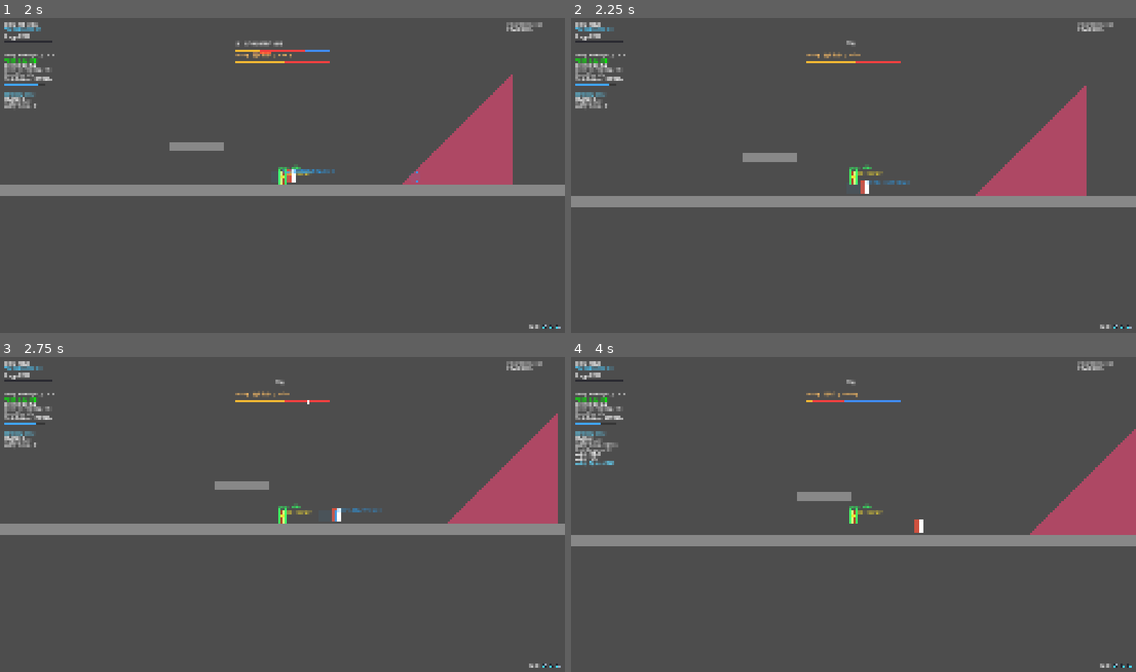
Above: before the commit, frames 1-4 (two rows, left to right).
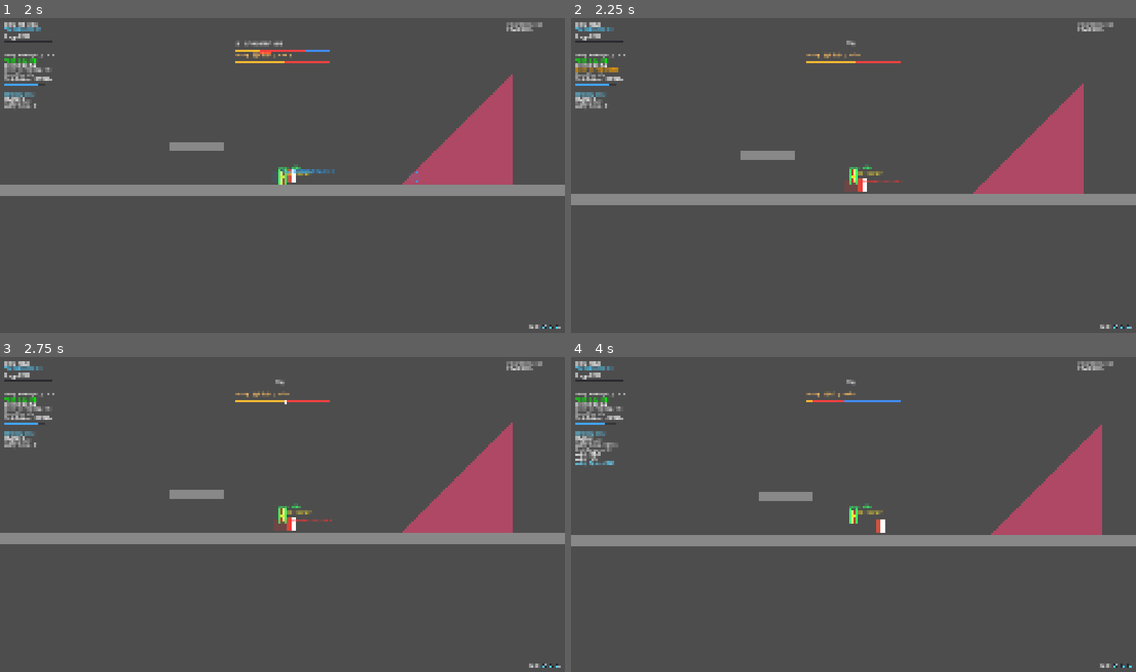
Above: after the commit, the same moments.

Repository: Guo3020/CombatLab
Game: Godot game, scene res://02_scenes/01_arena/main.tscn
Same seed, same stepped clock (60 frames per second), same inputs: the game is played once before the commit and once after it.
Inputs (mouse positions are in pixels of both pictures, inside the frame that each line leads up to):
- Up to frame 1 (2 s): move the mouse to (406, 159) at 0.52 s; hold D (move_right) 0.53-1.25 s; hold Right mouse button (dodge) 0.53-1.25 s; click (406, 159) at 0.67 s; tap Up (jump) at 0.77 s; tap Enter at 1.25 s; drag from (169, 191) to (412, 175) at 1.27 s
- Up to frame 2 (2.25 s): tap Space at 2 s; move the mouse to (910, 106) at 2.02 s; hold A (move_left) from 2.03 s (still down); hold Right mouse button (dodge) from 2.03 s (still down)
- Up to frame 3 (2.75 s): keep holding A (move_left); keep holding Right mouse button (dodge)
- Up to frame 4 (4 s): release A (move_left) at 2.75 s; release Right mouse button (dodge) at 2.75 s; drag from (825, 580) to (684, 467) at 2.77 s; move the mouse to (1023, 564) at 3.52 s; hold D (move_right) from 3.53 s (still down); hold Right mouse button (dodge) from 3.53 s (still down); tap Up (jump) at 3.77 s

Frame 1 is identical in both runs. In frame 2, 2.3% of the frame differs, in the area x 0-100%, y 15-61%; in frame 3, 11%, in the area x 0-100%, y 13-60%; in frame 4, 4.3%.

Commit message:
Set Player collision layer and world mask

Diff:
--- a/02_scenes/02_player/player1.tscn
+++ b/02_scenes/02_player/player1.tscn
@@ -14,6 +14,8 @@
 size = Vector2(32, 64)
 
 [node name="player1" type="CharacterBody2D" unique_id=870416064 groups=["player"]]
+collision_layer = 2
+collision_mask = 1
 script = ExtResource("1_lxgi7")
 max_health = 1000.0
 dash_max_charges = 3
